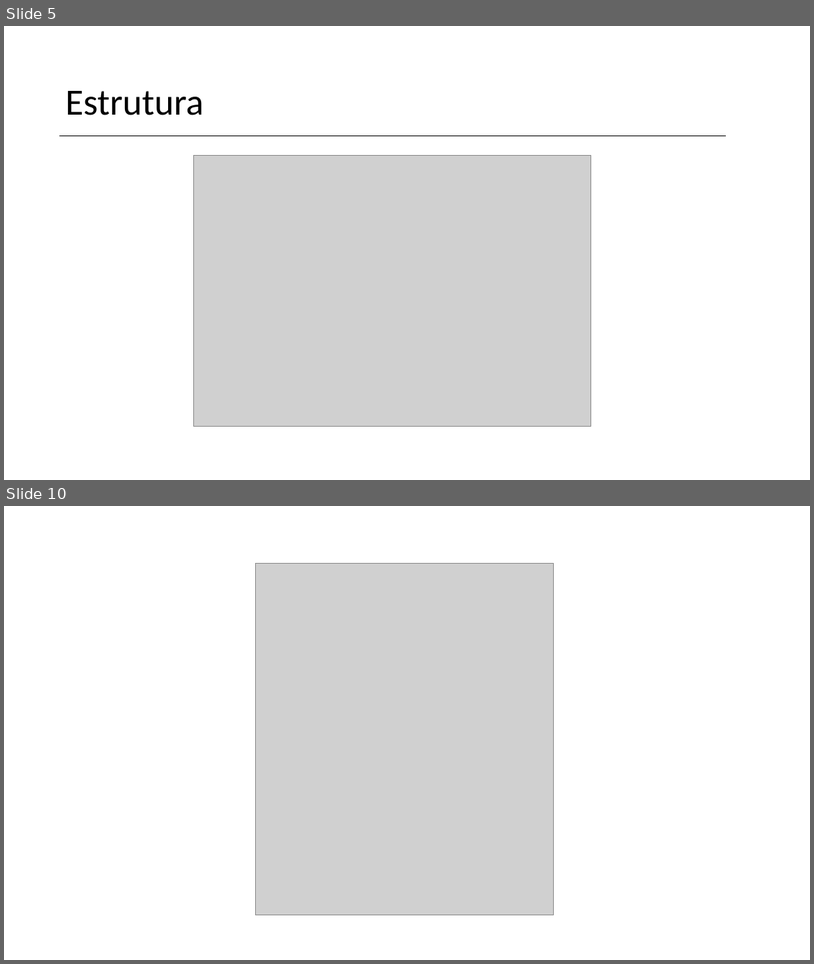
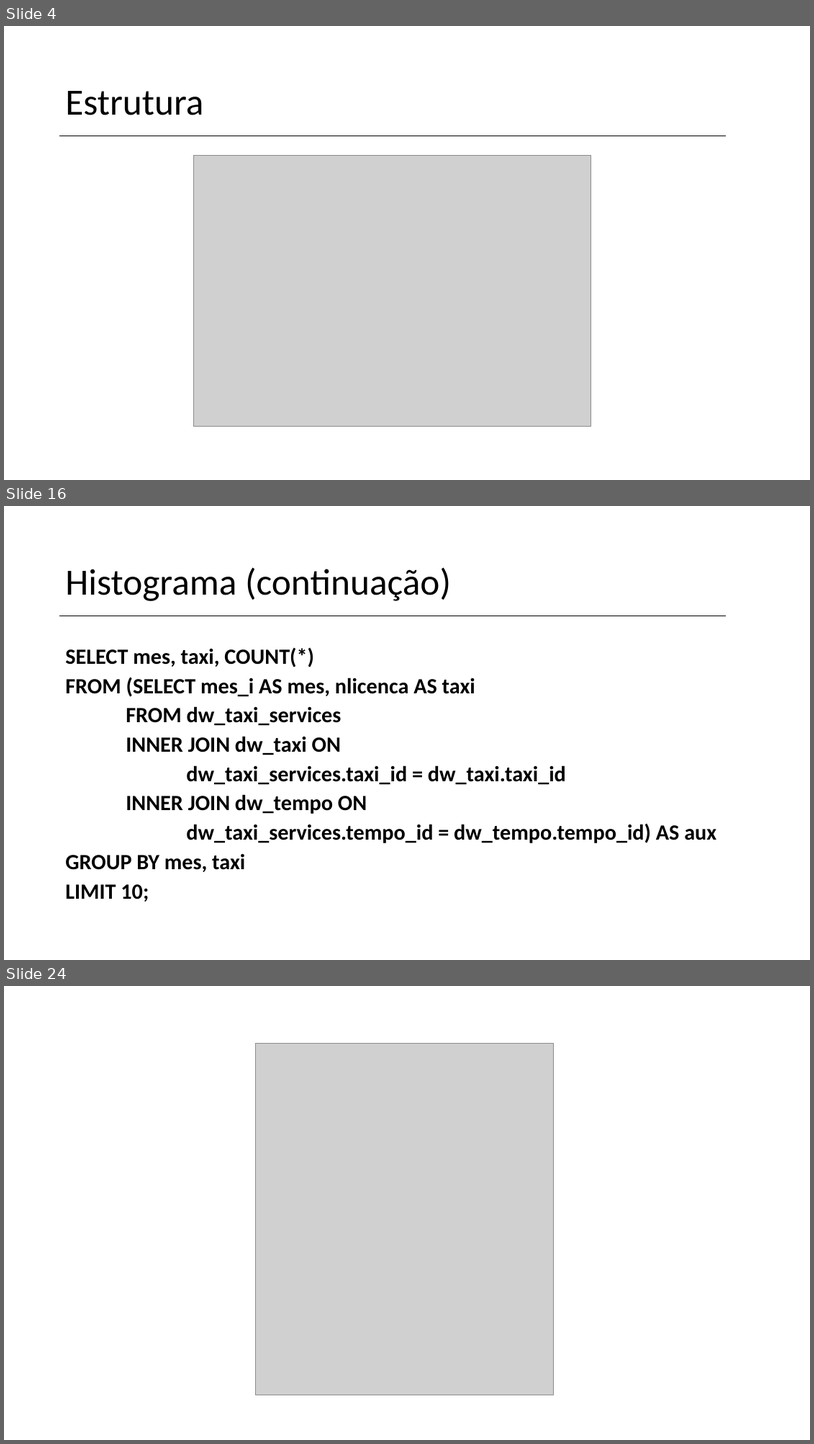
Before and after one commit to vanessa-silva/TABD-datawarehouse, a slide deck: Data-Warehouse.pptx. Shown one above the other, each under a label of ours: slides 5 and 10 before the commit, slides 4, 16 and 24 after it; the slides between them are not shown. The pictures are 814x964 and 814x1444 pixels, drawn with LibreOffice and Linux fonts; fonts in the diff are those of the drawing; grey boxes stand for pictures; background and template pictures are left out. Boxes give left, top, right and bottom in pixels: in the first picture for what was removed or moved away, otherwise in the second. Text is boxed around its words. In the diff, an @@ line names an element or a change of style, - is before the commit and + after.

```diff
--- a/Data-Warehouse.pptx
+++ b/Data-Warehouse.pptx
@@ slide 16 added at (x1=4, y1=506, x2=810, y2=960), background picture (left out) @@
@@ title added at (x1=65, y1=567, x2=451, y2=601), 44 pt, text #000000 @@
+Histograma (continuação)
@@ line added from (59, 616) to (726, 616), #000000 1 pt @@
@@ text added at (x1=65, y1=648, x2=717, y2=901), 25.9 pt, text #000000, bold @@
+SELECT mes, taxi, COUNT(*)
+FROM (SELECT mes_i AS mes, nlicenca AS taxi
+FROM dw_taxi_services
+INNER JOIN dw_taxi ON
+dw_taxi_services.taxi_id = dw_taxi.taxi_id
+INNER JOIN dw_tempo ON
+dw_taxi_services.tempo_id = dw_tempo.tempo_id) AS aux
+GROUP BY mes, taxi
+LIMIT 10;
@@ what was slide 5 is now slide 4 @@
@@ what was slide 10 is now slide 24 @@
```
Also in this commit, not shown: 2 slides changed, 16 other slides added, 3 slides removed, 16 other files.
